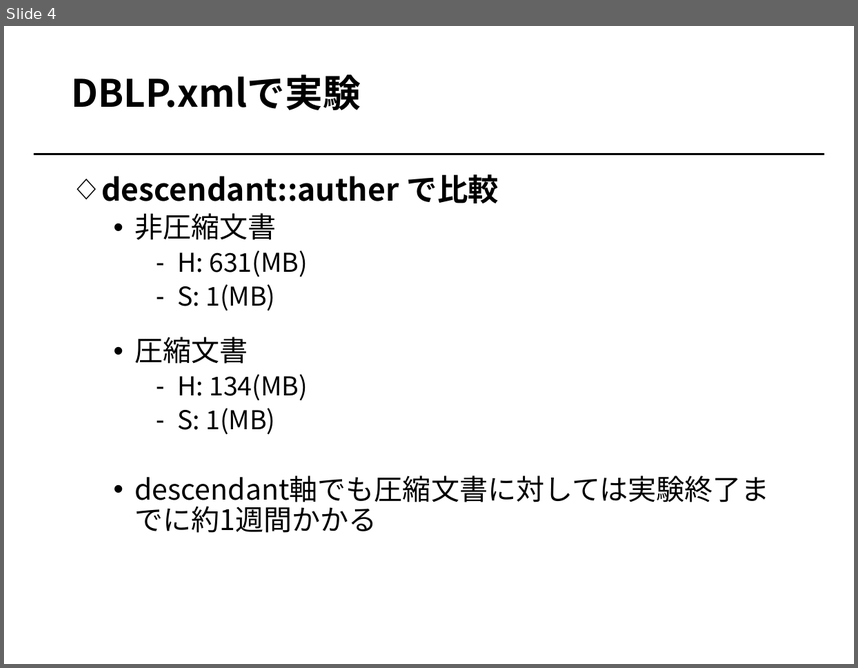
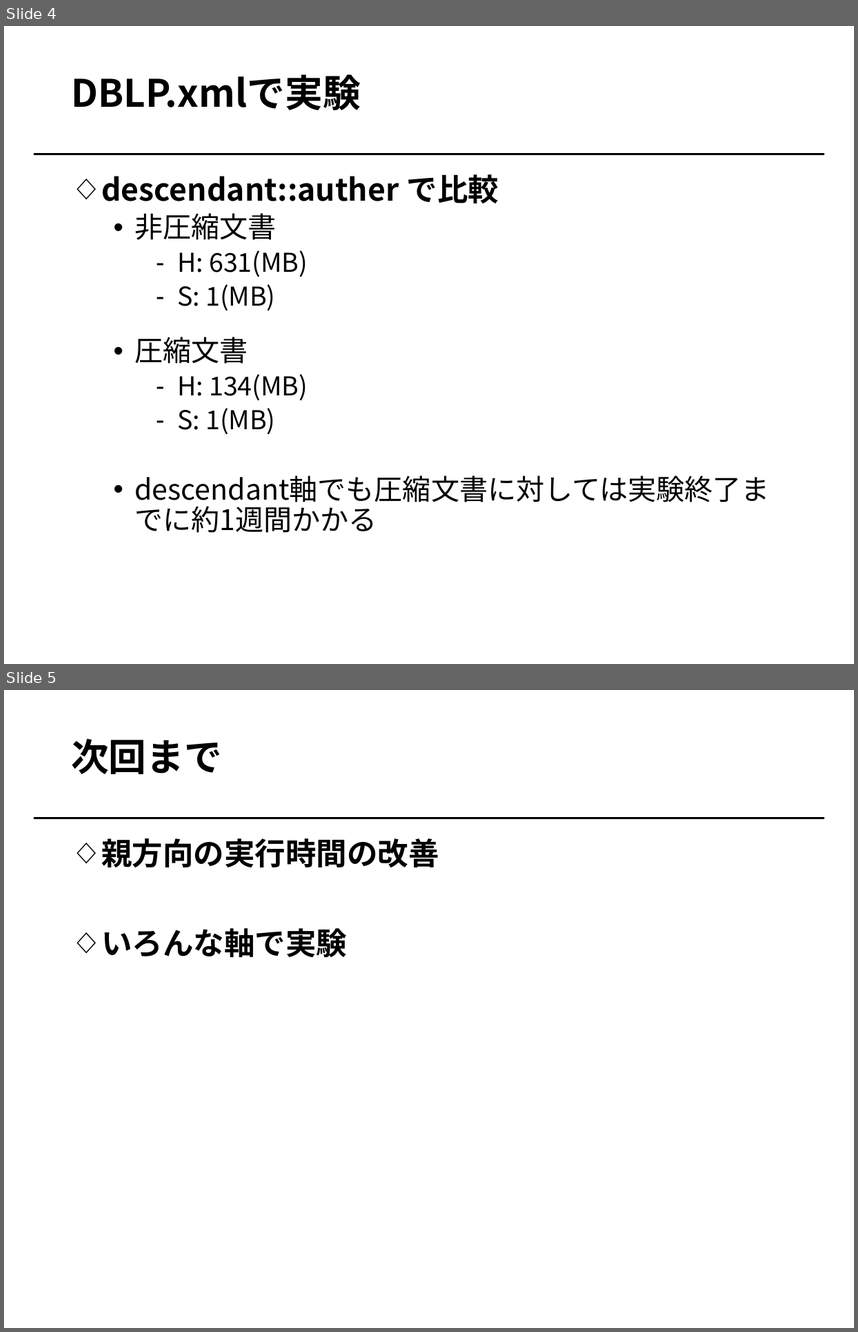
Before and after one commit to Jukibooo/XQueryZ_project, a slide deck: meeting/20180824.pptx. Shown one above the other, each under a label of ours: slide 4 before the commit, slides 4 and 5 after it. The pictures are 858x668 and 858x1332 pixels, drawn with LibreOffice and Linux fonts; fonts in the diff are those of the drawing. Boxes give left, top, right and bottom in pixels: in the first picture for what was removed or moved away, otherwise in the second. Text is boxed around its words. In the diff, an @@ line names an element or a change of style, - is before the commit and + after.

Commit message:
実験用

```diff
--- a/meeting/20180824.pptx
+++ b/meeting/20180824.pptx
@@ slide 5 added at box(4, 690, 854, 1328), background #FFFFFF; not listed: 1 template element that a slide beside it also shows @@
@@ title added at box(71, 738, 222, 774), 32 pt, text #000000, bold @@
+次回まで
@@ text added at box(101, 838, 439, 957), 26 pt, text #000000, bold @@
+◇ 親方向の実行時間の改善
+◇ いろんな軸で実験
```
Also in this commit, not shown: 1 other file.
